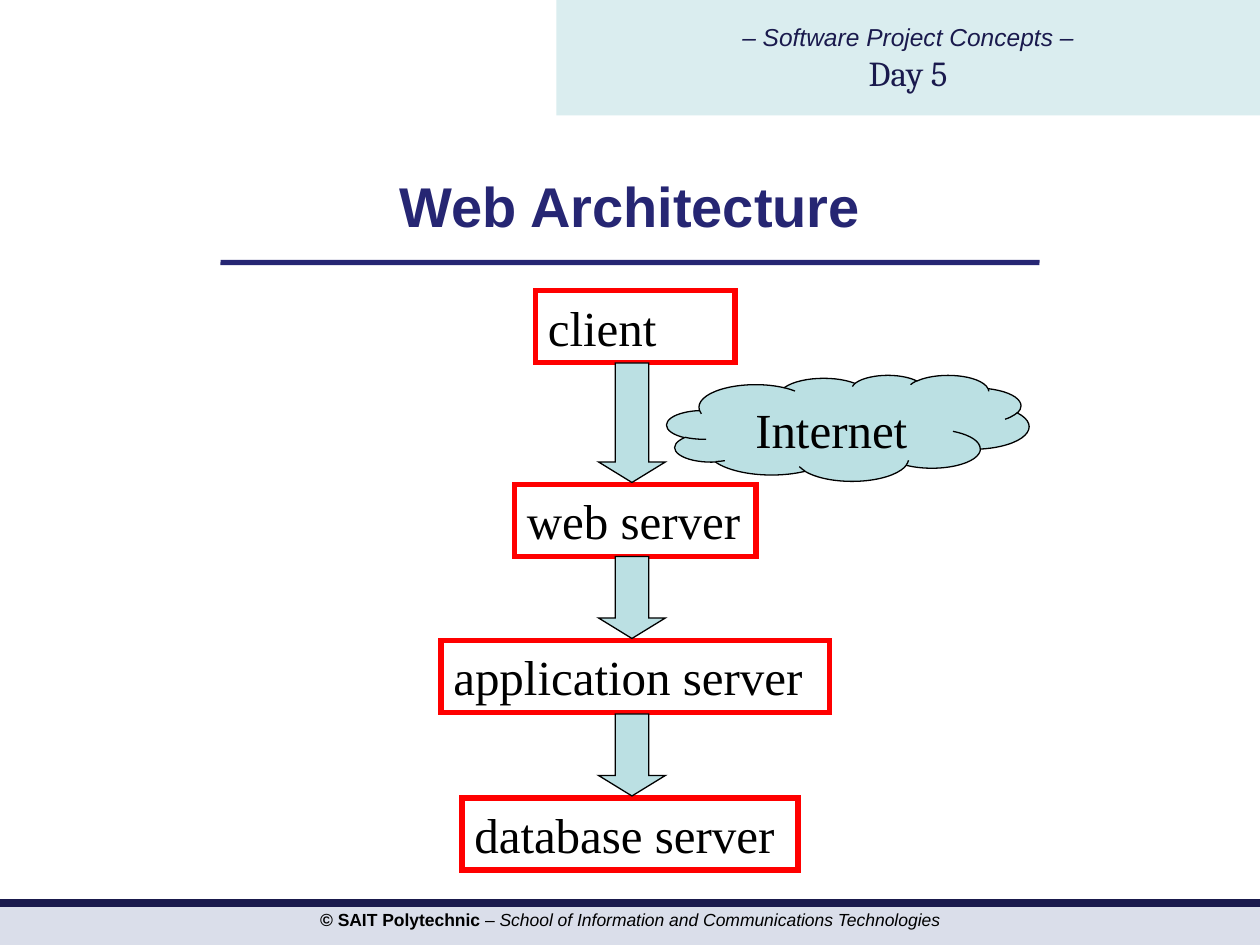
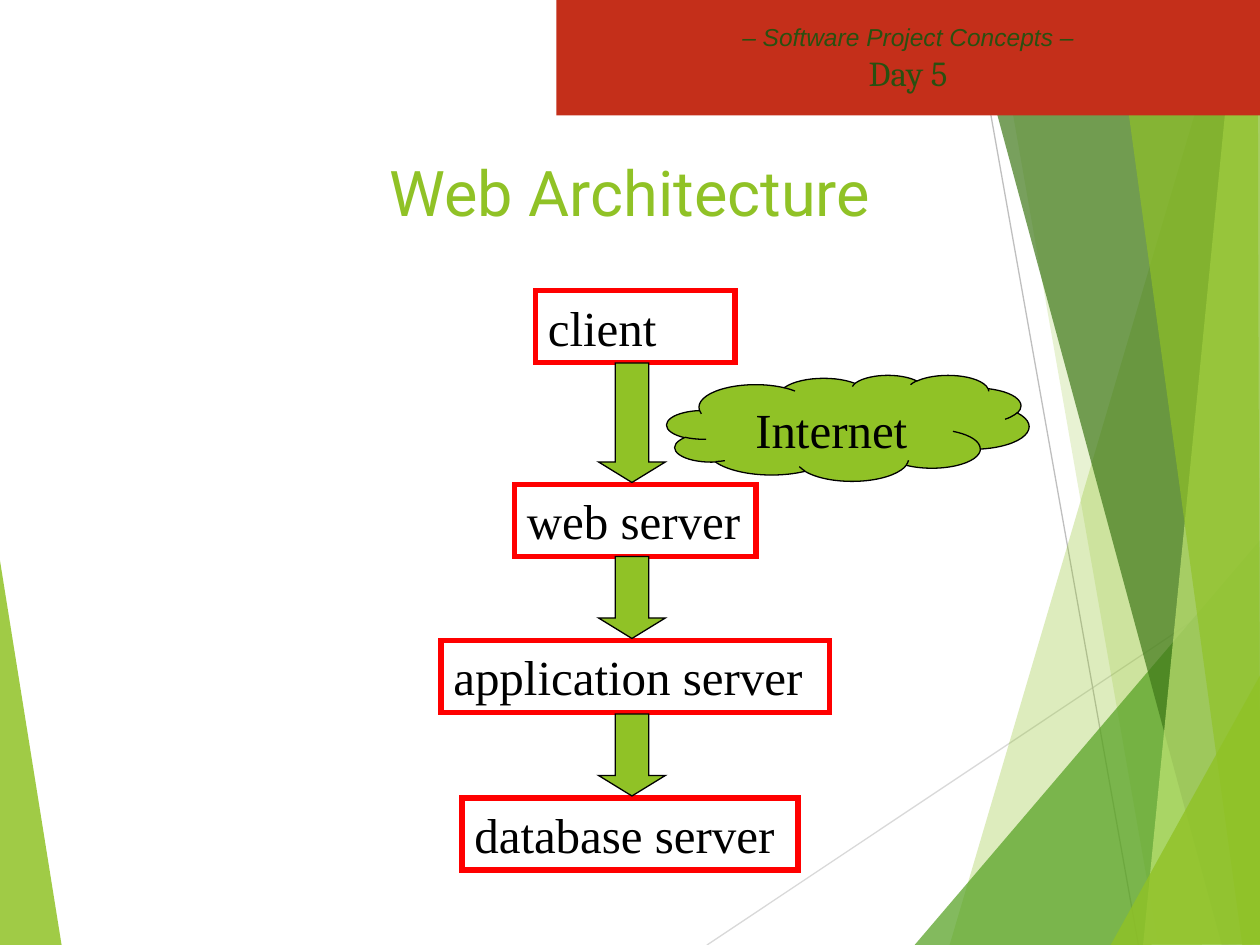
Before and after one commit to hdmdhr/CPRG-210-OSD-Assignment, a slide deck: slide 21 of Project Concepts/PROJ216 Slides Day5.pptx. Drawn at 1260x945 pixels with LibreOffice and Linux fonts; fonts in the diff are those of the drawing; background and template pictures are left out. Boxes give left, top, right and bottom in pixels: in the first picture for what was removed or moved away, otherwise in the second. Text is boxed around its words. In the diff, an @@ line names an element or a change of style, - is before the commit and + after.

```diff
--- a/Project Concepts/PROJ216 Slides Day5.pptx
+++ b/Project Concepts/PROJ216 Slides Day5.pptx
@@ rectangle "– Software Project Concepts – ..." at [557, 0, 1260, 116]: text colour #19194D to #2A5010; fill #DAEDEF to #C42F1A @@
@@ title "Web Architecture" at [390, 168, 870, 217]: size 32 to 36 pt, font Arial to Roboto, text colour #262673 to #90C226, bold off; vertical alignment middle to top @@
@@ line removed from (220, 262) to (1040, 262) @@
@@ fill #BBE0E3 to #90C226 in 4 elements at [598, 363, 665, 483], [598, 714, 665, 796], [598, 557, 665, 639], [667, 375, 1029, 481] @@
@@ group added at [0, 0, 1260, 945]: 8 freeform shapes, 2 lines @@
@@ rectangle removed at [0, 903, 1260, 945] @@
@@ text removed at [338, 913, 940, 930] @@
-© SAIT Polytechnic – School of Information and Communications Technologies
```
Also in this commit, not shown: 17 other slides changed, 11 other files.
